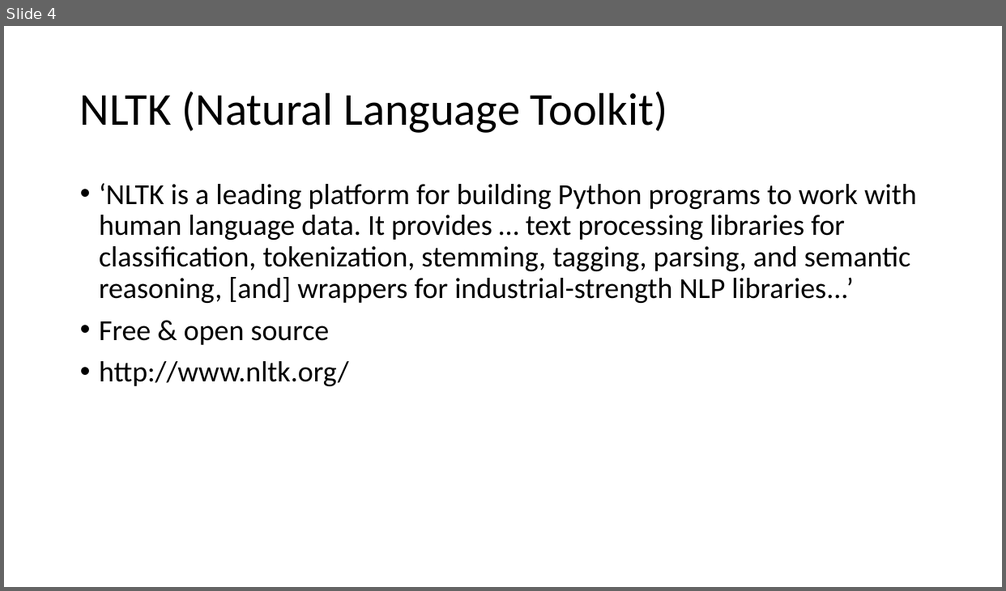
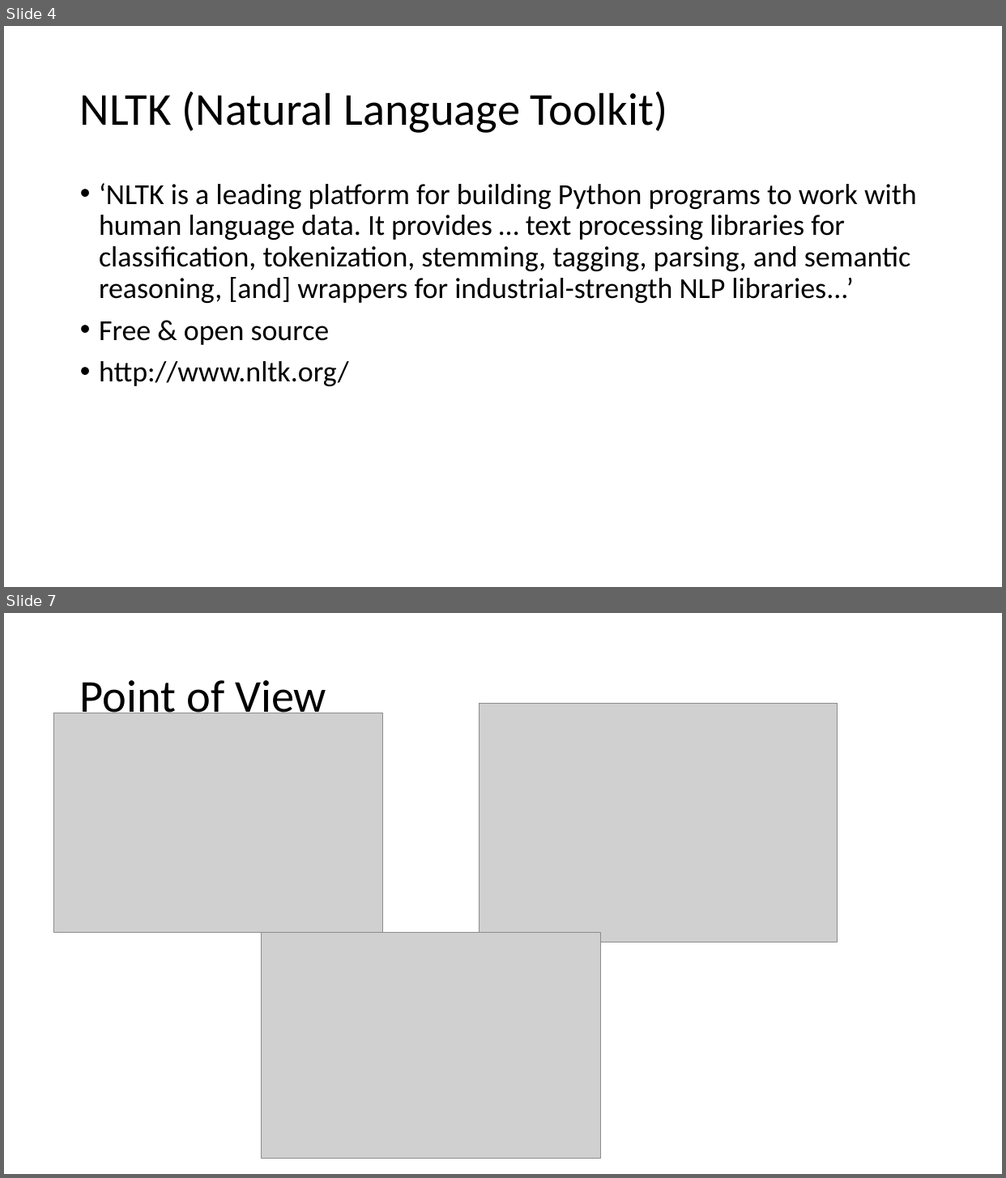
Before and after one commit to kblevins/predictive-author-id, a slide deck: Predictive_Author_Presentation.pptx. Shown one above the other, each under a label of ours: slide 4 before the commit, slides 4 and 7 after it; the slides between them are not shown. The pictures are 1006x591 and 1006x1178 pixels, drawn with LibreOffice and Linux fonts; fonts in the diff are those of the drawing; grey boxes stand for pictures. Boxes give left, top, right and bottom in pixels: in the first picture for what was removed or moved away, otherwise in the second. Text is boxed around its words. In the diff, an @@ line names an element or a change of style, - is before the commit and + after.

```diff
--- a/Predictive_Author_Presentation.pptx
+++ b/Predictive_Author_Presentation.pptx
@@ slide 7 added at bbox=[4, 613, 1002, 1174], background #FFFFFF @@
@@ title added at bbox=[80, 680, 326, 722], 44 pt, text #000000 @@
+Point of View
@@ picture added at bbox=[479, 703, 838, 942] @@
@@ picture added at bbox=[53, 713, 383, 932] @@
@@ picture added at bbox=[262, 933, 601, 1159] @@
```
Also in this commit, not shown: 2 slides changed, 9 other slides added.
